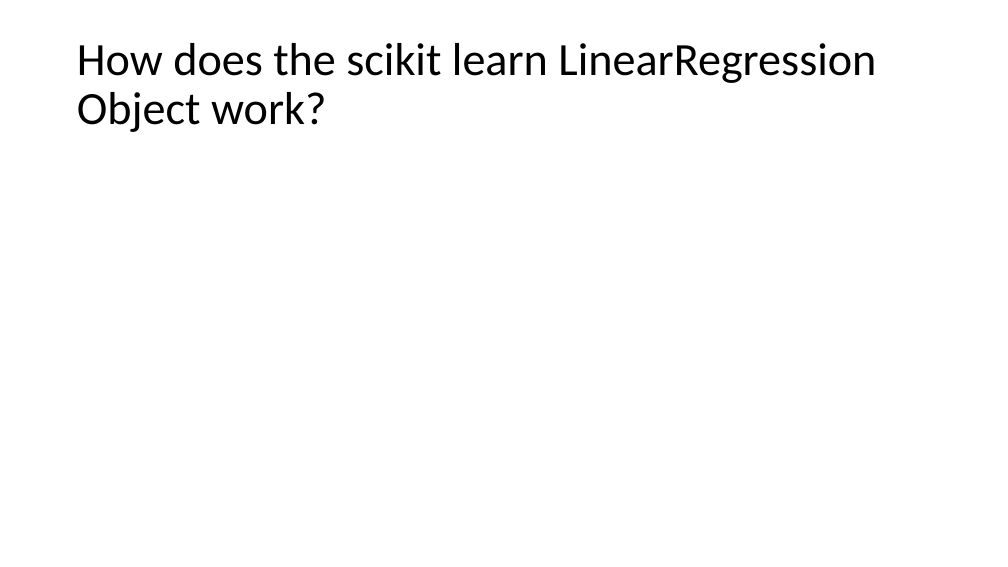
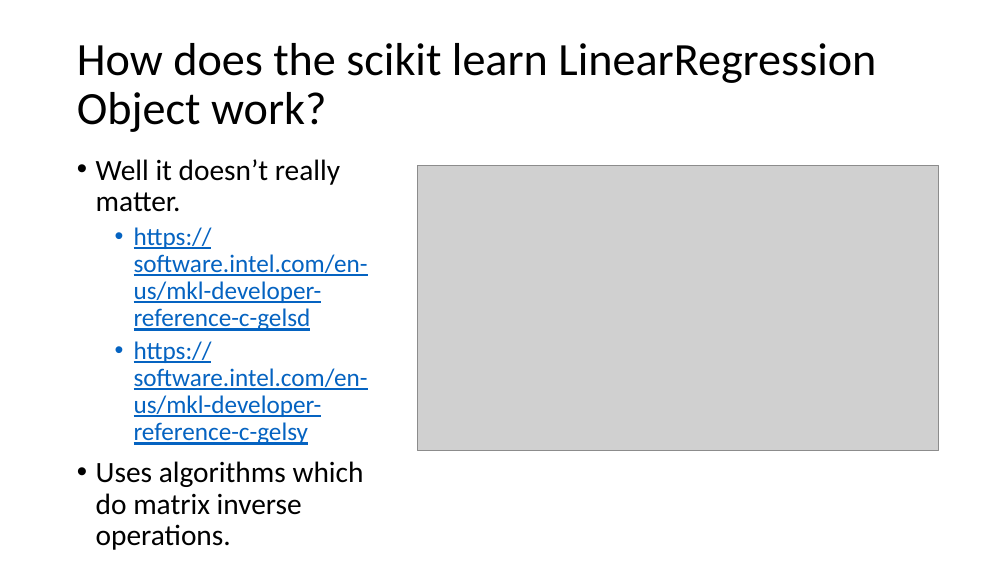
Before and after one commit to erikgaas/VHLAB_Python_Course, a slide deck: slide 5 of ppts/Lesson 4.pptx. Drawn at 1008x567 pixels with LibreOffice and Linux fonts; fonts in the diff are those of the drawing; grey boxes stand for pictures. Boxes give left, top, right and bottom in pixels: in the first picture for what was removed or moved away, otherwise in the second. Text is boxed around its words. In the diff, an @@ line names an element or a change of style, - is before the commit and + after.

```diff
--- a/ppts/Lesson 4.pptx
+++ b/ppts/Lesson 4.pptx
@@ text added at box(96, 159, 368, 515), 24 pt, text #0563C1, underline @@
+• Well it doesn’t really matter.
+  • https://software.intel.com/en-us/mkl-developer-reference-c-gelsd
+  • https://software.intel.com/en-us/mkl-developer-reference-c-gelsy
+• Uses algorithms which do matrix inverse operations.
@@ picture added at box(417, 165, 939, 451) @@
```
Also in this commit, not shown: 1 slide added.
